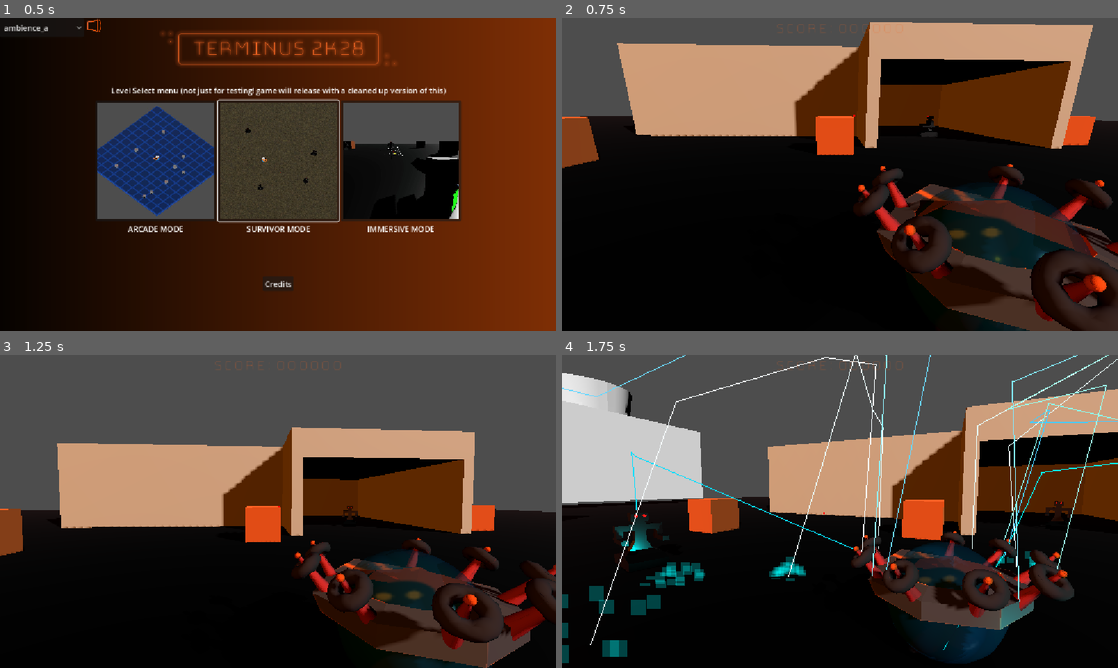
Above: before the commit, frames 1-4 (two rows, left to right).
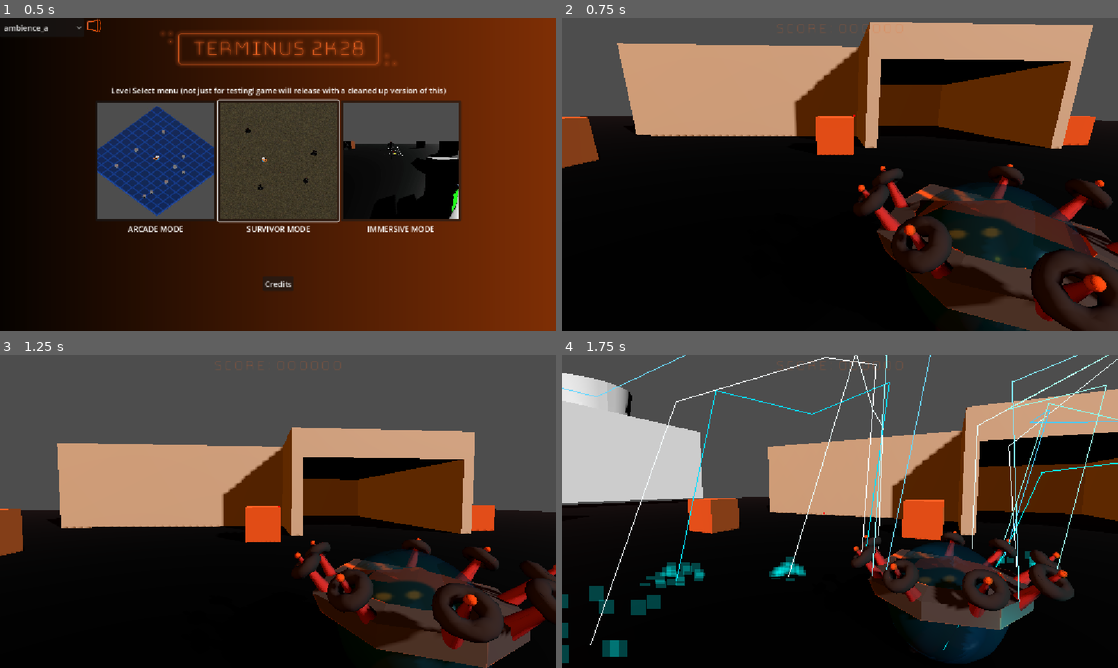
Above: after the commit, the same moments.

Repository: Gamkedo/terminus-2k28
Game: Godot game, scene res://level_menu.tscn
Two runs of this game, one before a commit and one after it. Both use one fixed random seed, a clock stepped at 60 frames per second and the inputs below.
Inputs (mouse positions are in pixels of both pictures, inside the frame that each line leads up to):
- Up to frame 1 (0.5 s): no input
- Up to frame 2 (0.75 s): click (962, 161) at 0.5 s
- Up to frame 3 (1.25 s): no input
- Up to frame 4 (1.75 s): move the mouse to (867, 511) at 1.27 s; press the mouse at (867, 511) at 1.28 s; hold W (walk_up) from 1.28 s (still down)

Frame 1 is identical in both runs. In frame 2, 0.1% of the frame differs, in the area x 64-68%, y 31-38%; in frame 3, less than 0.1%; in frame 4, 1.0%, in the area x 9-92%, y 8-73%.

Commit message:
Immersive Mode: Wave Manager
Added wave manager to immersive mode.
Added a few waves to the immersive mode wave manager.

Diff:
--- a/Scenes - Levels/areaImmersive.tscn
+++ b/Scenes - Levels/areaImmersive.tscn
@@ -2,21 +2,115 @@
 
 [ext_resource type="Script" uid="uid://78wdgh3kyjr3" path="res://Scripts/gameplay/world/world_boundaries.gd" id="1_kwne6"]
 [ext_resource type="Material" uid="uid://dkjck5am51jr4" path="res://Materials/placeholder-metal.tres" id="1_lums3"]
+[ext_resource type="Script" uid="uid://d2l0rcvu8nstn" path="res://Scripts/gameplay/level_manager/wave_manager.gd" id="1_w8v52"]
+[ext_resource type="Script" uid="uid://emf33hlypehq" path="res://Scripts/gameplay/level_manager/wave.gd" id="2_l51xd"]
 [ext_resource type="Script" uid="uid://bhg5d8mcu38ny" path="res://Scripts/camera/third_person_camera.gd" id="3_itglv"]
+[ext_resource type="Script" uid="uid://dnditqbrgbcer" path="res://Scripts/gameplay/level_manager/enemy_batch.gd" id="3_m34s3"]
 [ext_resource type="PackedScene" uid="uid://eewdly8oh15j" path="res://Scenes - Objects/player.tscn" id="3_mhi1n"]
-[ext_resource type="PackedScene" uid="uid://k63f3er0k7u7" path="res://Scenes - Objects/enemy_model_demo.tscn" id="4_itglv"]
 [ext_resource type="Script" uid="uid://das224o67qbcs" path="res://Scripts/gameplay/player/immersive_aim_component.gd" id="4_kwne6"]
 [ext_resource type="PackedScene" uid="uid://d1grs1gs3wxkx" path="res://Scenes - Objects/example_obstacle.tscn" id="6_mhi1n"]
 [ext_resource type="PackedScene" uid="uid://b5v6q4hcakfxg" path="res://Scenes - UI/scoreGUI.tscn" id="7_8go4e"]
 [ext_resource type="PackedScene" uid="uid://bsqax7a47vrc6" path="res://Scenes - UI/game_over.tscn" id="9_n8psh"]
 [ext_resource type="PackedScene" uid="uid://dntgoi1wtjkxd" path="res://Models (game format)/3d_nuclear_power_plant.glb" id="9_uxmqf"]
+[ext_resource type="Script" uid="uid://c7pgxg3avlvxo" path="res://Scripts/gameplay/level_manager/enemy_spawner.gd" id="14_rhcrj"]
+
+[sub_resource type="Resource" id="Resource_l0x6y"]
+script = ExtResource("3_m34s3")
+spawn_amount = 1
+metadata/_custom_type_script = "uid://dnditqbrgbcer"
+
+[sub_resource type="Resource" id="Resource_t21m7"]
+script = ExtResource("3_m34s3")
+spawn_amount = 2
+metadata/_custom_type_script = "uid://dnditqbrgbcer"
+
+[sub_resource type="Resource" id="Resource_05gft"]
+script = ExtResource("3_m34s3")
+spawn_amount = 3
+metadata/_custom_type_script = "uid://dnditqbrgbcer"
+
+[sub_resource type="Resource" id="Resource_yxf03"]
+script = ExtResource("2_l51xd")
+enemies = Array[ExtResource("3_m34s3")]([SubResource("Resource_l0x6y"), SubResource("Resource_t21m7"), SubResource("Resource_05gft")])
+metadata/_custom_type_script = "uid://emf33hlypehq"
+
+[sub_resource type="Resource" id="Resource_sg2f6"]
+script = ExtResource("3_m34s3")
+spawn_amount = 2
+metadata/_custom_type_script = "uid://dnditqbrgbcer"
+
+[sub_resource type="Resource" id="Resource_7fkuc"]
+script = ExtResource("3_m34s3")
+spawn_amount = 2
+metadata/_custom_type_script = "uid://dnditqbrgbcer"
+
+[sub_resource type="Resource" id="Resource_nrxhc"]
+script = ExtResource("3_m34s3")
+spawn_amount = 2
+metadata/_custom_type_script = "uid://dnditqbrgbcer"
+
+[sub_resource type="Resource" id="Resource_le5v6"]
+script = ExtResource("2_l51xd")
+enemies = Array[ExtResource("3_m34s3")]([SubResource("Resource_sg2f6"), SubResource("Resource_7fkuc"), SubResource("Resource_nrxhc")])
+metadata/_custom_type_script = "uid://emf33hlypehq"
+
+[sub_resource type="Resource" id="Resource_wnxyc"]
+script = ExtResource("3_m34s3")
+enemy_type = 1
+spawn_amount = 1
+metadata/_custom_type_script = "uid://dnditqbrgbcer"
+
+[sub_resource type="Resource" id="Resource_baima"]
+script = ExtResource("3_m34s3")
+enemy_type = 1
+spawn_amount = 1
+metadata/_custom_type_script = "uid://dnditqbrgbcer"
+
+[sub_resource type="Resource" id="Resource_rahtt"]
+script = ExtResource("3_m34s3")
+enemy_type = 1
+spawn_amount = 1
+metadata/_custom_type_script = "uid://dnditqbrgbcer"
+
+[sub_resource type="Resource" id="Resource_t0363"]
+script = ExtResource("2_l51xd")
+round_time_limit = 45.0
+spawn_interval = 5.0
+enemies = Array[ExtResource("3_m34s3")]([SubResource("Resource_wnxyc"), SubResource("Resource_baima"), SubResource("Resource_rahtt")])
+metadata/_custom_type_script = "uid://emf33hlypehq"
+
+[sub_resource type="Resource" id="Resource_c4ync"]
+script = ExtResource("3_m34s3")
+enemy_type = 1
+spawn_amount = 2
+metadata/_custom_type_script = "uid://dnditqbrgbcer"
+
+[sub_resource type="Resource" id="Resource_nl4cv"]
+script = ExtResource("3_m34s3")
+enemy_type = 2
+spawn_amount = 3
+metadata/_custom_type_script = "uid://dnditqbrgbcer"
+
+[sub_resource type="Resource" id="Resource_5v2eu"]
+script = ExtResource("3_m34s3")
+enemy_type = 1
+spawn_amount = 2
+metadata/_custom_type_script = "uid://dnditqbrgbcer"
+
+[sub_resource type="Resource" id="Resource_0jq83"]
+script = ExtResource("2_l51xd")
+enemies = Array[ExtResource("3_m34s3")]([SubResource("Resource_c4ync"), SubResource("Resource_nl4cv"), SubResource("Resource_5v2eu")])
+metadata/_custom_type_script = "uid://emf33hlypehq"
 
 [sub_resource type="BoxMesh" id="BoxMesh_y5qfa"]
 size = Vector3(128, 1, 128)
 
 [sub_resource type="WorldBoundaryShape3D" id="WorldBoundaryShape3D_x0v8i"]
 
-[node name="Node3D" type="Node3D" unique_id=881090372]
+[node name="Node3D" type="Node3D" unique_id=881090372 node_paths=PackedStringArray("enemy_spawner")]
+script = ExtResource("1_w8v52")
+enemy_spawner = NodePath("EnemySpawner")
+waves = Array[ExtResource("2_l51xd")]([SubResource("Resource_yxf03"), SubResource("Resource_le5v6"), SubResource("Resource_t0363"), SubResource("Resource_0jq83")])
 
 [node name="Environment" type="Node3D" parent="." unique_id=1062489120]
 
@@ -53,29 +147,6 @@
 script = ExtResource("4_kwne6")
 metadata/_custom_type_script = "uid://das224o67qbcs"
 
-[node name="Starter Enemies" type="Node3D" parent="." unique_id=849493121]
-
-[node name="EnemyModelDemo" parent="Starter Enemies" unique_id=533656628 instance=ExtResource("4_itglv")]
-transform = Transform3D(1, 0, 0, 0, 1, 0, 0, 0, 1, 8.9980755, -3.8146973e-06, -26.190989)
-
-[node name="EnemyModelDemo5" parent="Starter Enemies" unique_id=1201961037 instance=ExtResource("4_itglv")]
-transform = Transform3D(1, 0, 0, 0, 1, 0, 0, 0, 1, 18.998075, -3.8146973e-06, 44.809013)
-
-[node name="EnemyModelDemo6" parent="Starter Enemies" unique_id=1172971922 instance=ExtResource("4_itglv")]
-transform = Transform3D(1, 0, 0, 0, 1, 0, 0, 0, 1, 38.998077, -3.8146973e-06, -1.1909866)
-
-[node name="EnemyModelDemo7" parent="Starter Enemies" unique_id=1481763437 instance=ExtResource("4_itglv")]
-transform = Transform3D(1, 0, 0, 0, 1, 0, 0, 0, 1, -32.001923, -3.8146973e-06, 9.809013)
-
-[node name="EnemyModelDemo2" parent="Starter Enemies" unique_id=488020601 instance=ExtResource("4_itglv")]
-transform = Transform3D(1, 0, 0, 0, 1, 0, 0, 0, 1, -15.697277, -1.1444092e-05, -3.6301289)
-
-[node name="EnemyModelDemo3" parent="Starter Enemies" unique_id=352471115 instance=ExtResource("4_itglv")]
-transform = Transform3D(1, 0, 0, 0, 1, 0, 0, 0, 1, 11.434343, -7.6293945e-06, 14.807894)
-
-[node name="EnemyModelDemo4" parent="Starter Enemies" unique_id=656984093 instance=ExtResource("4_itglv")]
-transform = Transform3D(1, 0, 0, 0, 1, 0, 0, 0, 1, 17.292562, -7.6293945e-06, -4.7009735)
-
 [node name="Obstacles" type="Node3D" parent="." unique_id=2079419476]
 
 [node name="Example Obstacle" parent="Obstacles" unique_id=1339867408 instance=ExtResource("6_mhi1n")]
@@ -162,4 +233,7 @@
 transform = Transform3D(0.016178988, 0, -0.9998691, 0, 1, 0, 0.9998691, 0, 0.016178988, -94.733154, 7.272583, -19.892082)
 
 [node name="GameOverScreen" parent="." unique_id=397520369 instance=ExtResource("9_n8psh")]
-visible = false
+
+[node name="EnemySpawner" type="Node" parent="." unique_id=999513965 node_paths=PackedStringArray("player")]
+script = ExtResource("14_rhcrj")
+player = NodePath("../Player")
